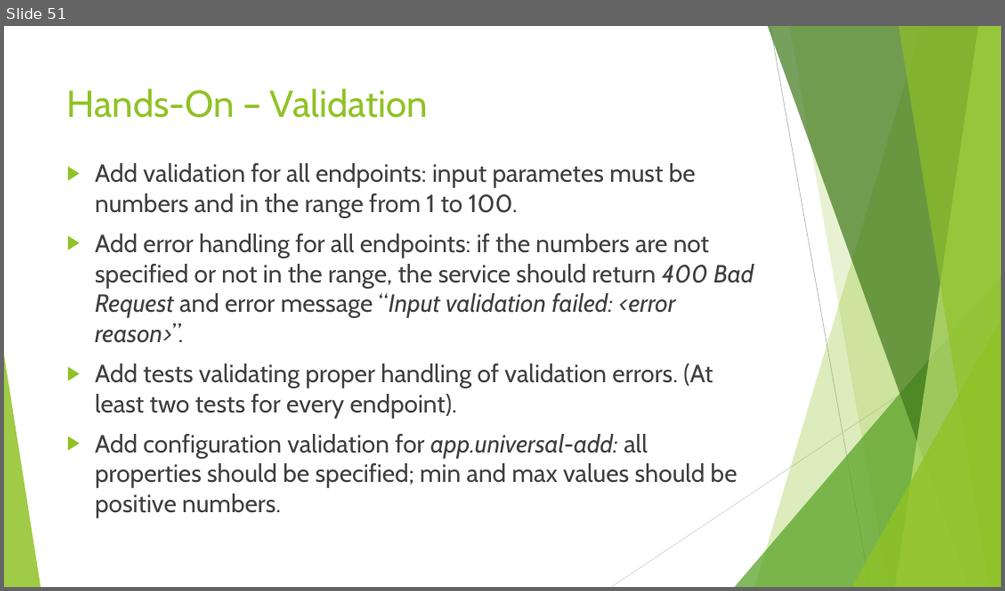
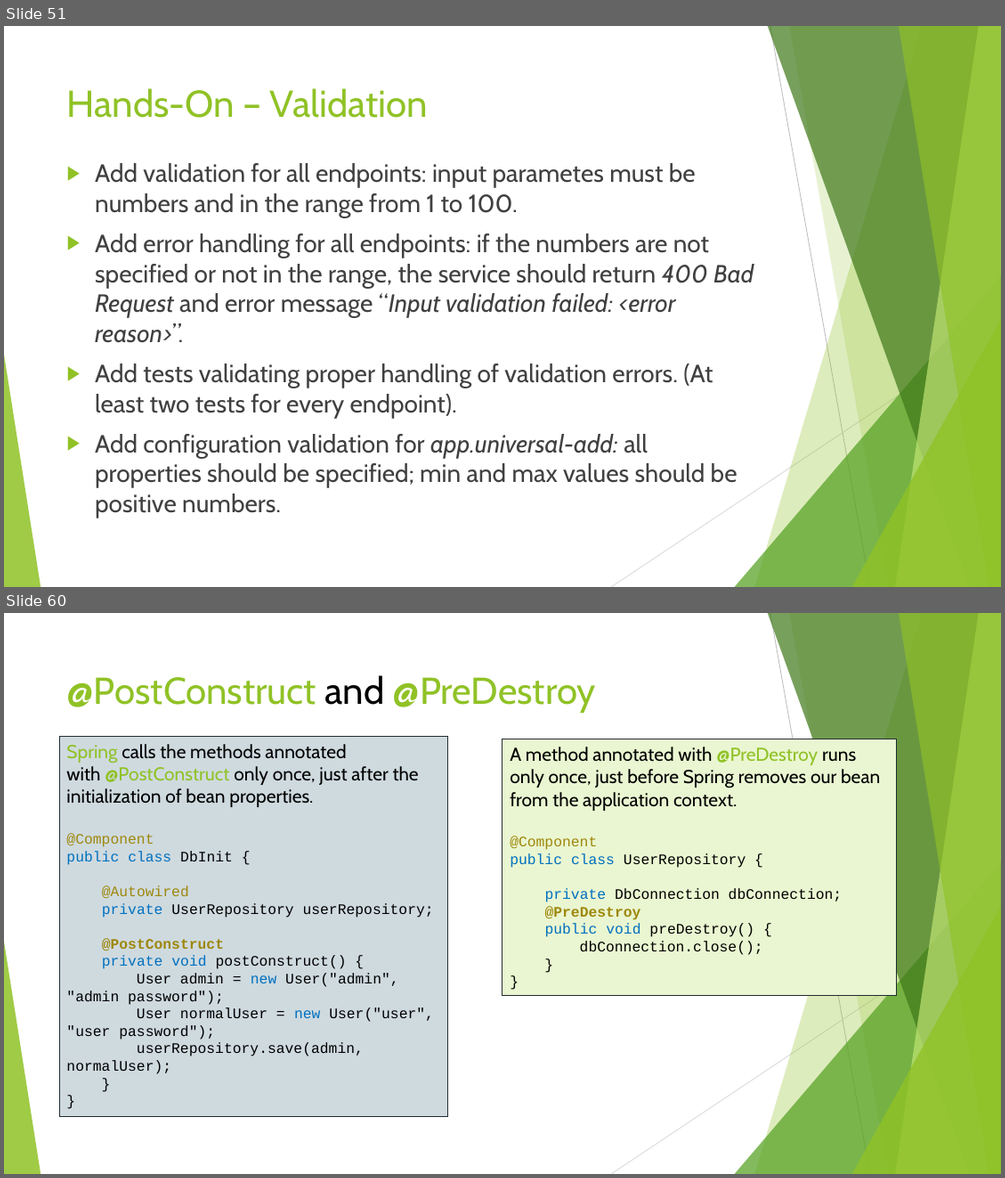
Before and after one commit to idanshal/sb-todo-app-tdp, a slide deck: course_data/presentations/practical_spring_boot_for_tdp_02.pptx. Shown one above the other, each under a label of ours: slide 51 before the commit, slides 51 and 60 after it; the slides between them are not shown. The pictures are 1005x591 and 1005x1178 pixels, drawn with LibreOffice and Linux fonts; fonts in the diff are those of the drawing. Boxes give left, top, right and bottom in pixels: in the first picture for what was removed or moved away, otherwise in the second. Text is boxed around its words. In the diff, an @@ line names an element or a change of style, - is before the commit and + after.

```diff
--- a/course_data/presentations/practical_spring_boot_for_tdp_02.pptx
+++ b/course_data/presentations/practical_spring_boot_for_tdp_02.pptx
@@ slide 60 added at bbox=[4, 613, 1001, 1174], background #FFFFFF; not listed: 10 template elements that a slide beside it also shows @@
@@ title added at bbox=[67, 675, 596, 713], 36 pt, text #90C226 @@
+@PostConstruct and @PreDestroy
@@ rectangle added at bbox=[59, 737, 447, 1116], fill #CFDADF, outline #212D32 0.75 pt, 14 pt, text #000000 @@
+Spring calls the methods annotated with @PostConstruct only once, just after the initialization of bean properties.
+@Component
+public class DbInit {
+@Autowired
+private UserRepository userRepository;
+@PostConstruct
+private void postConstruct() {
+User admin = new User("admin", "admin password");
+User normalUser = new User("user", "user password");
+userRepository.save(admin, normalUser);
+}
+}
@@ rectangle added at bbox=[502, 738, 897, 995], fill #EAF6D1, outline #212D32 0.75 pt, 14 pt, text #000000 @@
+A method annotated with @PreDestroy runs only once, just before Spring removes our bean from the application context.
+@Component
+public class UserRepository {
+private DbConnection dbConnection;
+@PreDestroy
+public void preDestroy() {
+dbConnection.close();
+}
+}
```
Also in this commit, not shown: 2 slides changed, 11 other slides added, 3 other files.
